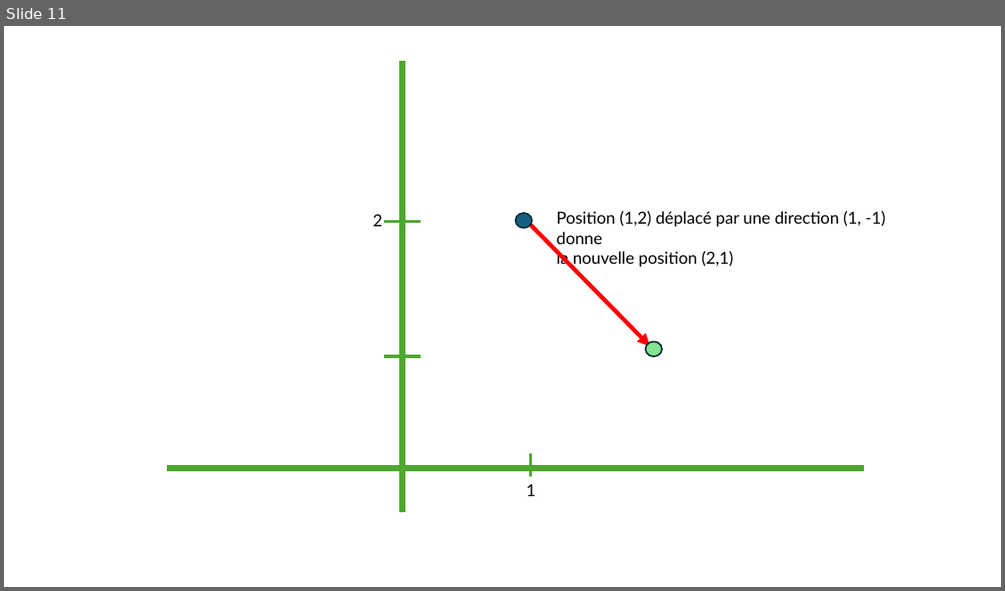
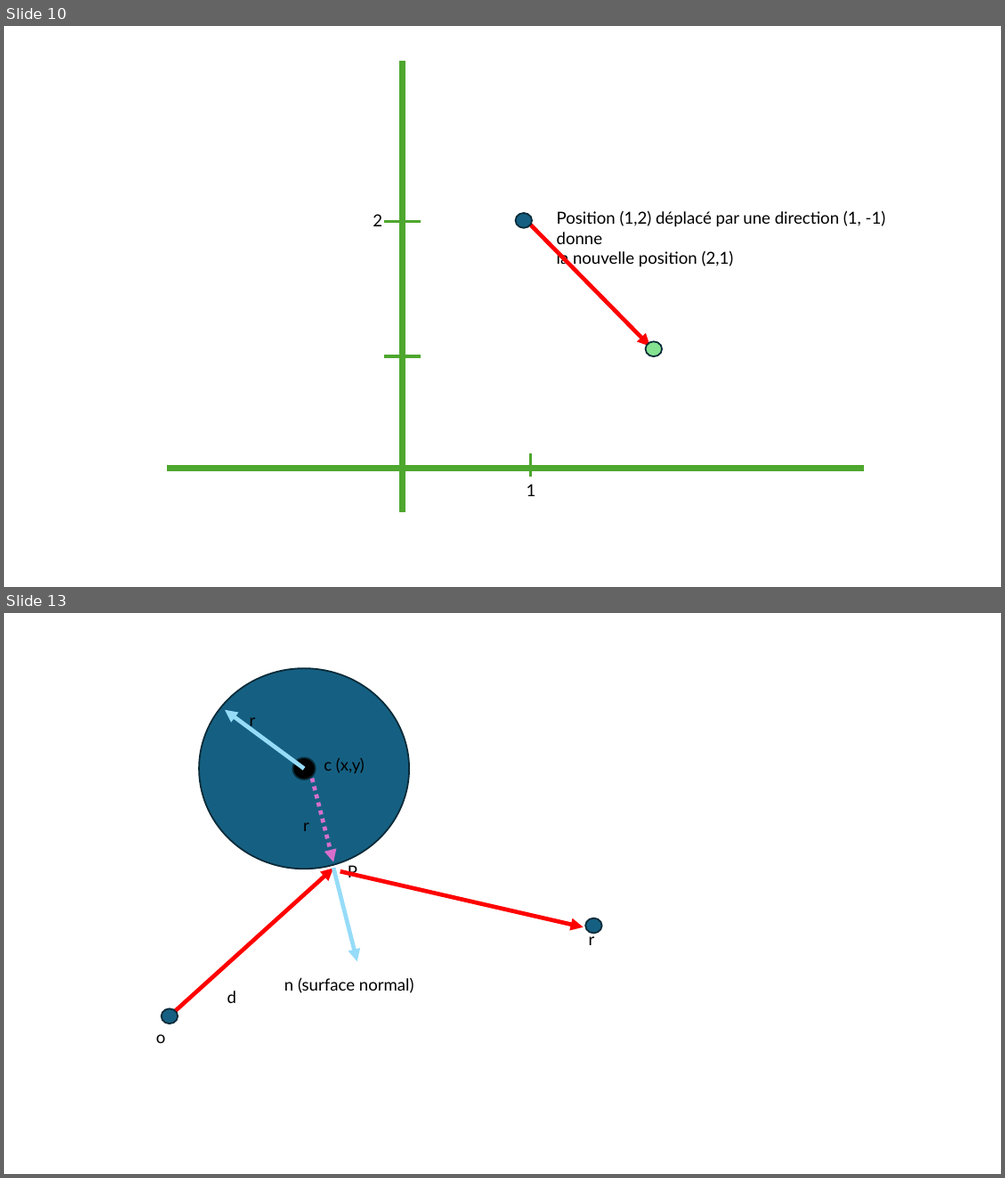
Before and after one commit to glassworks/course-raytracer, a slide deck: src/diagrams.pptx. Shown one above the other, each under a label of ours: slide 11 before the commit, slides 10 and 13 after it; the slides between them are not shown. The pictures are 1005x591 and 1005x1178 pixels, drawn with LibreOffice and Linux fonts; fonts in the diff are those of the drawing. Boxes give left, top, right and bottom in pixels: in the first picture for what was removed or moved away, otherwise in the second. Text is boxed around its words. In the diff, an @@ line names an element or a change of style, - is before the commit and + after.

```diff
--- a/src/diagrams.pptx
+++ b/src/diagrams.pptx
@@ slide 13 added at [4, 613, 1001, 1174], background #FFFFFF @@
@@ ellipse added at [199, 668, 409, 868], fill #156082, outline #092A39 1.5 pt @@
@@ arrow added from (304, 769) to (225, 710), #96DCF8 4 pt @@
@@ text added at [250, 717, 256, 730], 16 pt, text #000000 @@
+r
@@ ellipse added at [292, 758, 316, 779], fill #000000, outline #092A39 1.5 pt @@
@@ text added at [324, 758, 364, 773], 16 pt, text #000000 @@
+c (x,y)
@@ arrow added from (312, 779) to (334, 862), #D86ECC 4 pt dashed @@
@@ text added at [303, 822, 309, 831], 16 pt, text #000000 @@
+r
@@ arrow added from (175, 1011) to (334, 868), #FF0000 4 pt @@
@@ arrow added from (334, 868) to (357, 962), #96DCF8 4 pt @@
@@ arrow added from (340, 872) to (583, 927), #FF0000 4 pt @@
@@ text added at [348, 863, 357, 881], 16 pt, text #000000 @@
+P
@@ ellipse added at [586, 918, 602, 933], fill #156082, outline #092A39 1.5 pt @@
@@ text added at [589, 931, 595, 945], 16 pt, text #000000 @@
+r
@@ text added at [284, 977, 414, 993], 16 pt, text #000000 @@
+n (surface normal)
@@ ellipse added at [161, 1008, 178, 1023], fill #156082, outline #092A39 1.5 pt @@
@@ text added at [227, 990, 236, 1003], 16 pt, text #000000 @@
+d
@@ text added at [156, 1034, 166, 1043], 16 pt, text #000000 @@
+o
@@ what was slide 11 is now slide 10 @@
```
Also in this commit, not shown: 1 slide changed, 5 other slides added, 1 slide removed, 5 other files.
